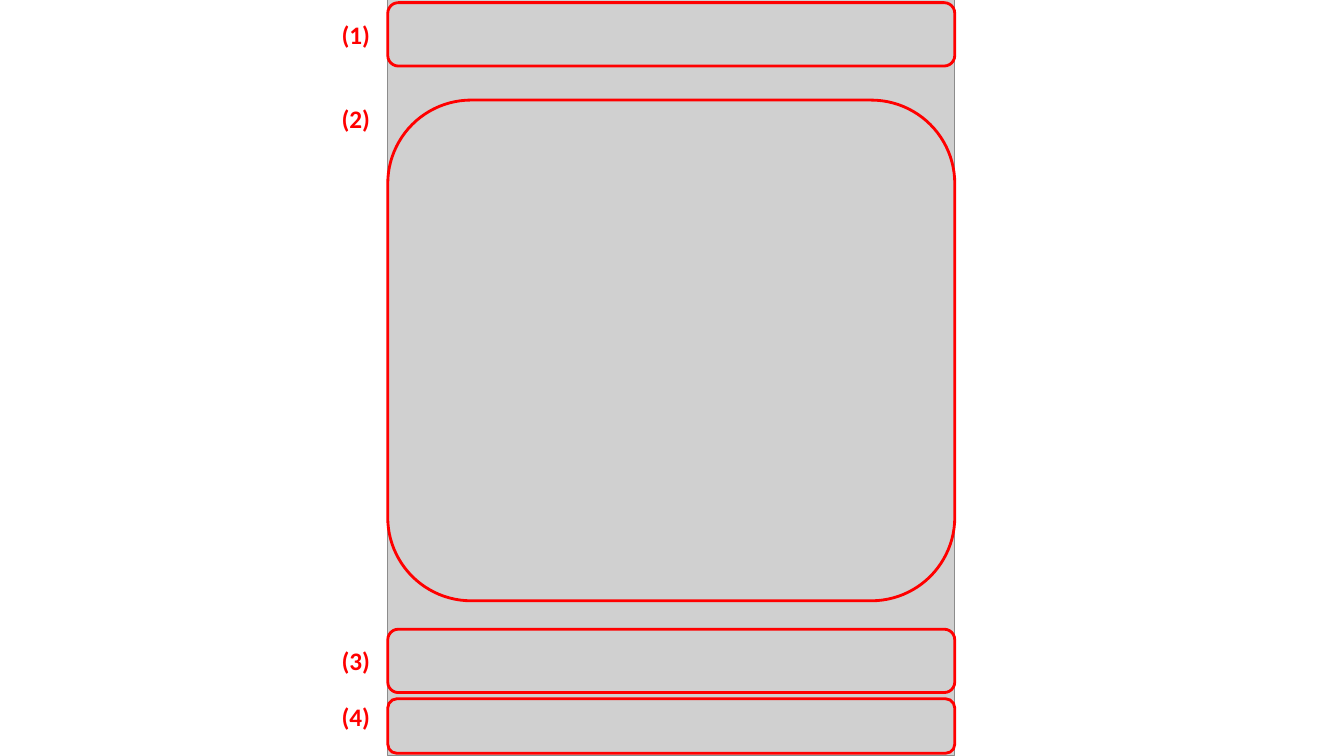
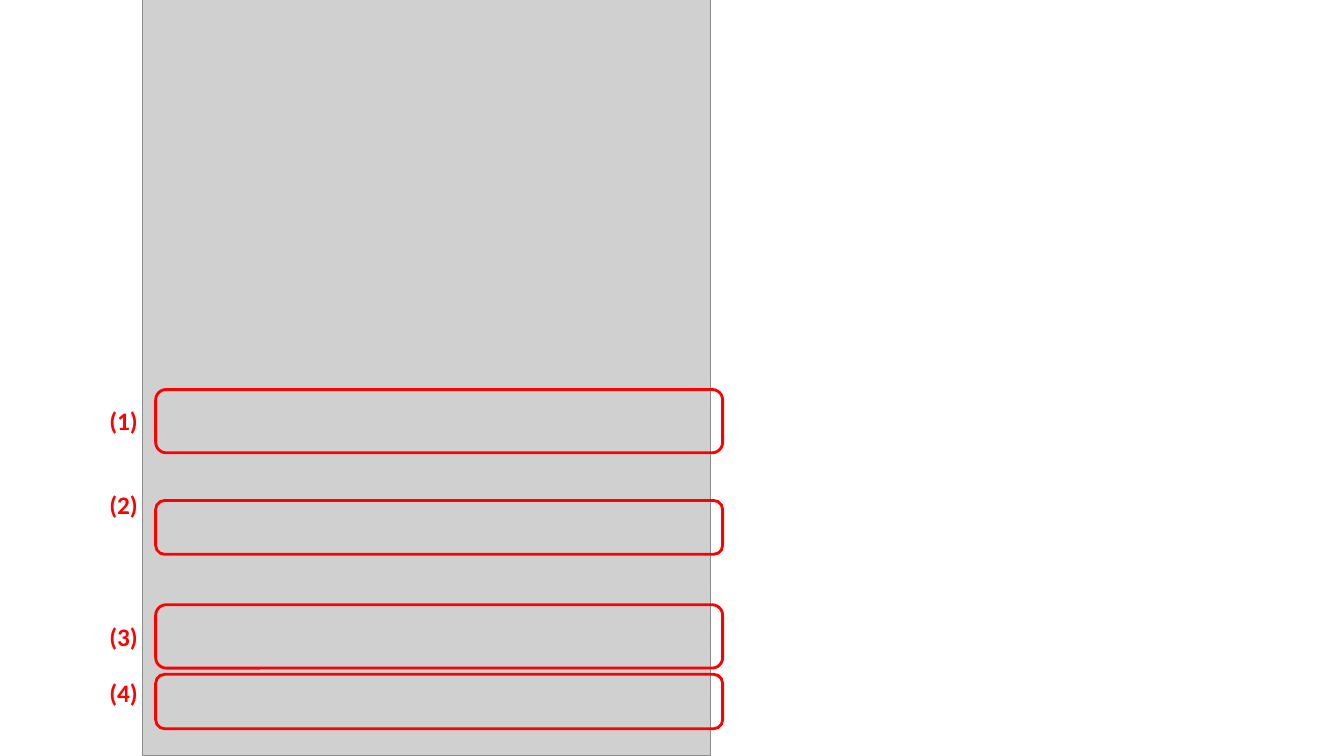
Before and after one commit to metaOmic/tutorial, a slide deck: slide 1 of figure/metaQC/metaOmics.pptx. Drawn at 1344x756 pixels with LibreOffice and Linux fonts; fonts in the diff are those of the drawing; grey boxes stand for pictures. Boxes give left, top, right and bottom in pixels: in the first picture for what was removed or moved away, otherwise in the second. Text is boxed around its words. In the diff, an @@ line names an element or a change of style, - is before the commit and + after.

```diff
--- a/figure/metaQC/metaOmics.pptx
+++ b/figure/metaQC/metaOmics.pptx
@@ picture added at bbox=[143, 0, 712, 756] @@
@@ picture removed at bbox=[388, 0, 955, 756] @@
@@ rounded rectangle: place and size @@
-rounded rectangle at bbox=[388, 3, 955, 67]
+rounded rectangle at bbox=[155, 389, 722, 453]
@@ text "(1)": place and size @@
-text "(1)" at bbox=[342, 25, 370, 48]
+text "(1)" at bbox=[109, 411, 137, 434]
@@ text "(2)": place and size @@
-text "(2)" at bbox=[342, 109, 370, 132]
+text "(2)" at bbox=[109, 495, 137, 518]
@@ rounded rectangle: place and size @@
-rounded rectangle at bbox=[388, 100, 956, 601]
+rounded rectangle at bbox=[155, 501, 723, 555]
@@ text "(3)": place and size @@
-text "(3)" at bbox=[342, 651, 370, 674]
+text "(3)" at bbox=[109, 627, 137, 650]
@@ rounded rectangle: place and size @@
-rounded rectangle at bbox=[388, 629, 955, 693]
+rounded rectangle at bbox=[155, 605, 722, 668]
@@ text "(4)": place and size @@
-text "(4)" at bbox=[342, 707, 370, 730]
+text "(4)" at bbox=[109, 683, 137, 706]
@@ rounded rectangle: place and size @@
-rounded rectangle at bbox=[388, 699, 956, 753]
+rounded rectangle at bbox=[155, 675, 723, 729]
```
Also in this commit, not shown: 1 other slide changed, 1 slide added, 44 other files.
